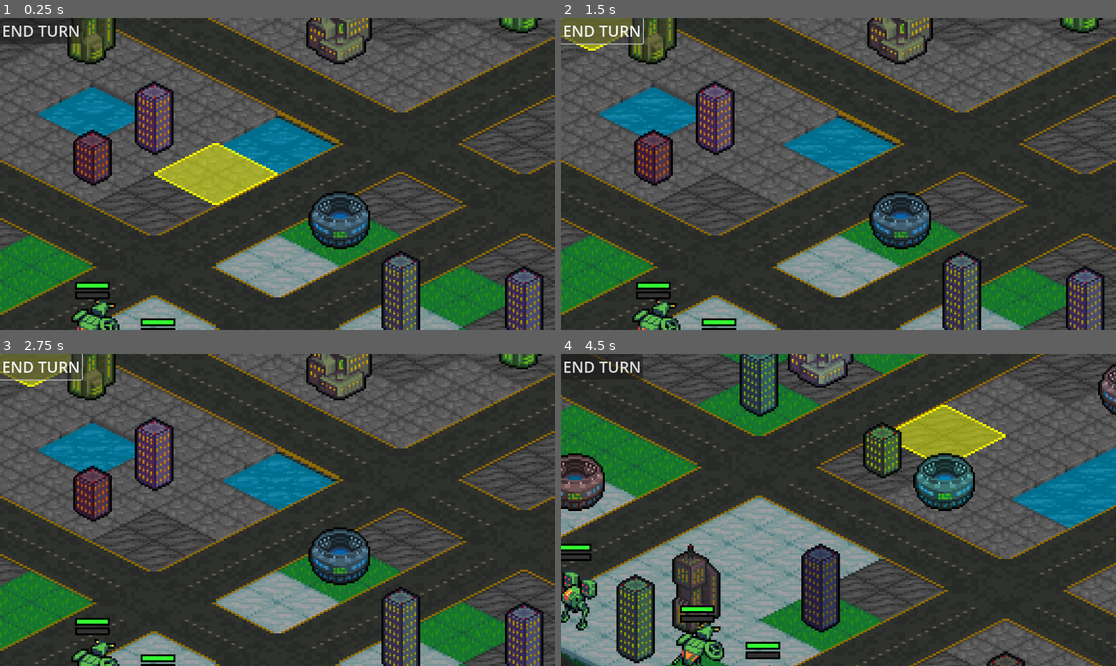
Above: before the commit, frames 1-4 (two rows, left to right).
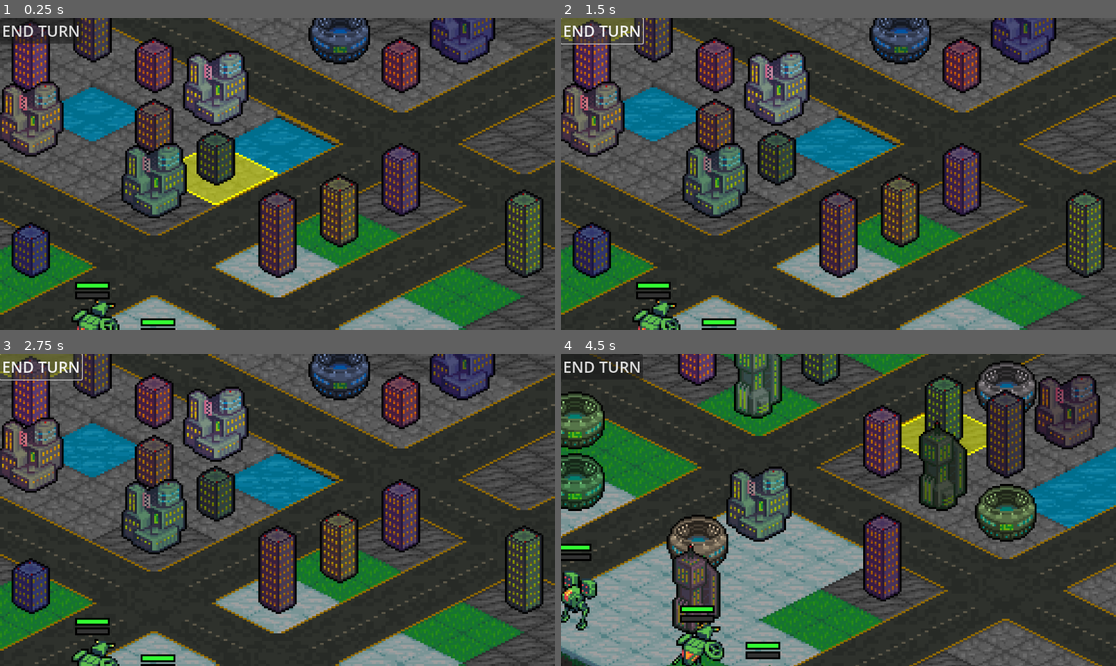
Above: after the commit, the same moments.

Repository: Tekknobot/Terrain
Game: Godot game, scene res://Scenes/Main.tscn
The game is run twice, just before and just after one commit, with the same random seed, the same clock (stepped at 60 frames per second) and the same inputs.
Inputs (mouse positions are in pixels of both pictures, inside the frame that each line leads up to):
- Up to frame 1 (0.25 s): no input
- Up to frame 2 (1.5 s): click "END TURN" at 0.5 s; click "END TURN" at 1.25 s
- Up to frame 3 (2.75 s): click "END TURN" at 2 s
- Up to frame 4 (4.5 s): tap Enter at 2.75 s; move the mouse to (960, 494) at 2.77 s; tap 1 at 2.85, 4.35 s; click (960, 494) at 2.92 s; tap Space at 3.02 s; drag from (727, 525) to (838, 494) at 3.52 s; move the mouse to (894, 441) at 4.27 s; click (894, 441) at 4.42 s

The runs differ from the first frame. In frame 1, 25% of the frame differs, in the area x 0-98%, y 0-100%; in frame 2, 25%; in frame 3, 25%; in frame 4, 23%.
Error after the commit: Invalid access to property or key 'process_frame' on a base object of type 'null instance'. (res://Scripts/Unit.gd:77)

Commit message:
This is it.

Diff:
--- a/Scripts/BattleGrid.gd
+++ b/Scripts/BattleGrid.gd
@@ -51,7 +51,10 @@
 var completed_units
 
 @export var structure_scenes: Array[PackedScene]  # Add 6 structure scenes here
-@export var max_structures: int = 10
+# Customize these parameters as needed.
+@export var max_structures := 50       # Total number of structures to spawn.
+@export var cluster_count := 20        # How many structures to spawn around the center.
+@export var cluster_radius := 5        # Radius (in tiles) around the center for clustering.
 
 func _ready():
 	tile_size = get_tileset().tile_size
@@ -629,7 +632,6 @@
 			lowest = tile
 	return lowest
 
-
 func spawn_structures():
 	# Check if there are any structure scenes available.
 	if structure_scenes.size() == 0:
@@ -640,6 +642,53 @@
 	var attempts = 0
 	var max_attempts = grid_width * grid_height * 5  # Arbitrary limit to avoid infinite loops
 
+	# Calculate the center of the map.
+	var center = Vector2i(grid_width / 2, grid_height / 2)
+
+	# Spawn structures around the center (clustered)
+	while count < cluster_count and attempts < max_attempts:
+		attempts += 1
+
+		# Pick a random position within a circle (using polar coordinates) around the center.
+		var angle = randf() * TAU
+		var radius = randf() * cluster_radius
+		var x = center.x + int(radius * cos(angle))
+		var y = center.y + int(radius * sin(angle))
+		var pos = Vector2i(x, y)
+
+		# Check the tile type.
+		var tile_id = get_cell_source_id(0, pos)
+		if tile_id == water_tile_id:
+			continue
+		if tile_id == INTERSECTION or tile_id == DOWN_RIGHT_ROAD or tile_id == DOWN_LEFT_ROAD:
+			continue
+		if is_tile_occupied(pos):
+			continue
+
+		# Valid tile found; spawn a structure.
+		var random_index = randi() % structure_scenes.size()
+		var structure_scene = structure_scenes[random_index]
+		var structure = structure_scene.instantiate()
+		structure.global_position = to_global(map_to_local(pos))
+		if structure.has_method("set_tile_pos"):
+			structure.set_tile_pos(pos)
+		elif structure.has_variable("tile_pos"):
+			structure.tile_pos = pos
+
+		# Randomly modulate the structure's color.
+		var r = randf_range(0.4, 0.8)
+		var g = randf_range(0.4, 0.8)
+		var b = randf_range(0.4, 0.8)
+		structure.modulate = Color(r, g, b, 1)
+
+		structure.add_to_group("Structures")
+		add_child(structure)
+		astar.set_point_solid(pos, true)
+
+		count += 1
+		print("Clustered structure spawned at", pos)
+
+	# Now spawn the remaining structures scattered across the map.
 	while count < max_structures and attempts < max_attempts:
 		attempts += 1
 		var x = randi() % grid_width
@@ -650,12 +699,10 @@
 		# Skip if the tile is water.
 		if tile_id == water_tile_id:
 			continue
-
-		# Skip if the tile is a road (e.g., intersection or road tiles).
+		# Skip if the tile is a road.
 		if tile_id == INTERSECTION or tile_id == DOWN_RIGHT_ROAD or tile_id == DOWN_LEFT_ROAD:
 			continue
-
-		# Skip if the tile is occupied by a unit or structure.
+		# Skip if the tile is occupied.
 		if is_tile_occupied(pos):
 			continue
 
@@ -663,33 +710,23 @@
 		var random_index = randi() % structure_scenes.size()
 		var structure_scene = structure_scenes[random_index]
 		var structure = structure_scene.instantiate()
-
-		# Position the structure in world space.
 		structure.global_position = to_global(map_to_local(pos))
-
-		# Optionally, set the tile_pos property if available.
 		if structure.has_method("set_tile_pos"):
 			structure.set_tile_pos(pos)
 		elif structure.has_variable("tile_pos"):
 			structure.tile_pos = pos
 
-		# Randomly modulate the structure's color within a mid-range.
-		# This keeps the RGB values between 0.4 and 0.8.
 		var r = randf_range(0.4, 0.8)
 		var g = randf_range(0.4, 0.8)
 		var b = randf_range(0.4, 0.8)
 		structure.modulate = Color(r, g, b, 1)
 
-		# Add the structure to the "Structures" group.
 		structure.add_to_group("Structures")
-
-		# Add the structure as a child to the TileMap (or your dedicated parent node).
 		add_child(structure)
-
-		# Mark this tile as occupied in the AStar grid.
 		astar.set_point_solid(pos, true)
 
 		count += 1
+		print("Scattered structure spawned at", pos)
 
 	if count < max_structures:
 		print("Spawned only", count, "structures after", attempts, "attempts.")
--- a/Scripts/Unit.gd
+++ b/Scripts/Unit.gd
@@ -291,14 +291,14 @@
 	# Use BFS to find all reachable tiles within movement_range.
 	var frontier = [tile_pos]
 	var distances = { tile_pos: 0 }
-	var parents = {}  # Store each tile's parent for path reconstruction.
-	var candidates = []  # Collect all reachable tiles (except the starting tile)
+	var parents = {}  # Record each tile's parent for path reconstruction.
+	var candidates = []  # All reachable tiles (except the starting tile)
 
 	while frontier.size() > 0:
 		var current = frontier.pop_front()
 		var d = distances[current]
 
-		# Don't add the starting tile, but add every other reached tile.
+		# Add reached tile to candidates (ignore the starting tile).
 		if current != tile_pos:
 			candidates.append(current)
 
@@ -306,45 +306,73 @@
 		if d == movement_range:
 			continue
 
+		# Check the four cardinal neighbors.
 		for dir in [Vector2i(1, 0), Vector2i(-1, 0), Vector2i(0, 1), Vector2i(0, -1)]:
 			var neighbor = current + dir
 			if tilemap.is_within_bounds(neighbor) and not distances.has(neighbor) and tilemap._is_tile_walkable(neighbor) and not tilemap.is_tile_occupied(neighbor):
 				distances[neighbor] = d + 1
-				parents[neighbor] = current  # Record the tile we came from.
+				parents[neighbor] = current  # Record where we came from.
 				frontier.append(neighbor)
 
-	# If the destination is reachable, reconstruct the path and take the first step.
+	# First, if the destination is directly reachable, reconstruct the full path.
 	if distances.has(dest):
 		var path = []
 		var current = dest
-		# Backtrack from destination to tile_pos.
+		# Backtrack from destination to the starting tile.
 		while current != tile_pos:
 			path.insert(0, current)
 			current = parents[current]
-		# The first element in the path is the next move.
-		if path.size() > 0:
-			queued_move = path[0]
-			# Record the move so we don't revisit it later this round.
-			visited_tiles.append(queued_move)
-			print("🚶 Planning move along path to:", queued_move)
-		else:
-			print("⛔ Already at destination.")
+		# Determine how many steps to take:
+		# If the full path is longer than our movement_range, take the tile at index (movement_range - 1).
+		# Otherwise, take the final destination tile.
+		var steps_to_take = min(path.size(), movement_range)
+		var move_target = path[steps_to_take - 1]
+		queued_move = move_target
+		visited_tiles.append(move_target)
+		print("🚶 Direct path: planning move along path to:", move_target)
 		return
 	else:
 		print("⛔ Desired destination", dest, "is not reachable (blocked or out of range)")
 
-	# Fallback: From the candidate tiles, choose one closest to the destination.
-	# Apply a penalty if the candidate is the same as the last queued move or has been visited this round.
+	# NEW: Check for any candidate that puts the enemy within attack range.
+	# This check is independent of any penalties.
+	var attack_candidates: Array = []
+	for candidate in candidates:
+		# If candidate tile is within attack range of the enemy (target at dest).
+		if candidate.distance_to(dest) <= attack_range:
+			attack_candidates.append(candidate)
+
+	if attack_candidates.size() > 0:
+		# Choose the candidate closest to the target.
+		var best_candidate: Vector2i = attack_candidates[0]
+		var best_cost = best_candidate.distance_to(dest)
+		for candidate in attack_candidates:
+			var cost = candidate.distance_to(dest)
+			if cost < best_cost:
+				best_cost = cost
+				best_candidate = candidate
+		queued_move = best_candidate
+		visited_tiles.append(best_candidate)
+		print("🚶 Attack move found, planning move to:", best_candidate)
+		return
+
+	# Fallback: choose from candidate tiles using a cost function.
 	var best_candidate: Vector2i = tile_pos
 	var best_cost = INF
 	for candidate in candidates:
 		var euclid = candidate.distance_to(dest)
 		var extra_cost = 0
+
+		# Apply penalties if reusing the same move or if the tile has already been visited.
 		if candidate == queued_move:
 			extra_cost += 2
-		# Add a penalty if the tile was visited this round.
 		if visited_tiles.has(candidate):
 			extra_cost += 5
+
+		# Reward candidate if it puts the enemy within its attack range.
+		if candidate.distance_to(dest) <= attack_range:
+			extra_cost -= 10  # Adjust bonus value as needed.
+
 		var cost = euclid + extra_cost
 		if cost < best_cost:
 			best_cost = cost
